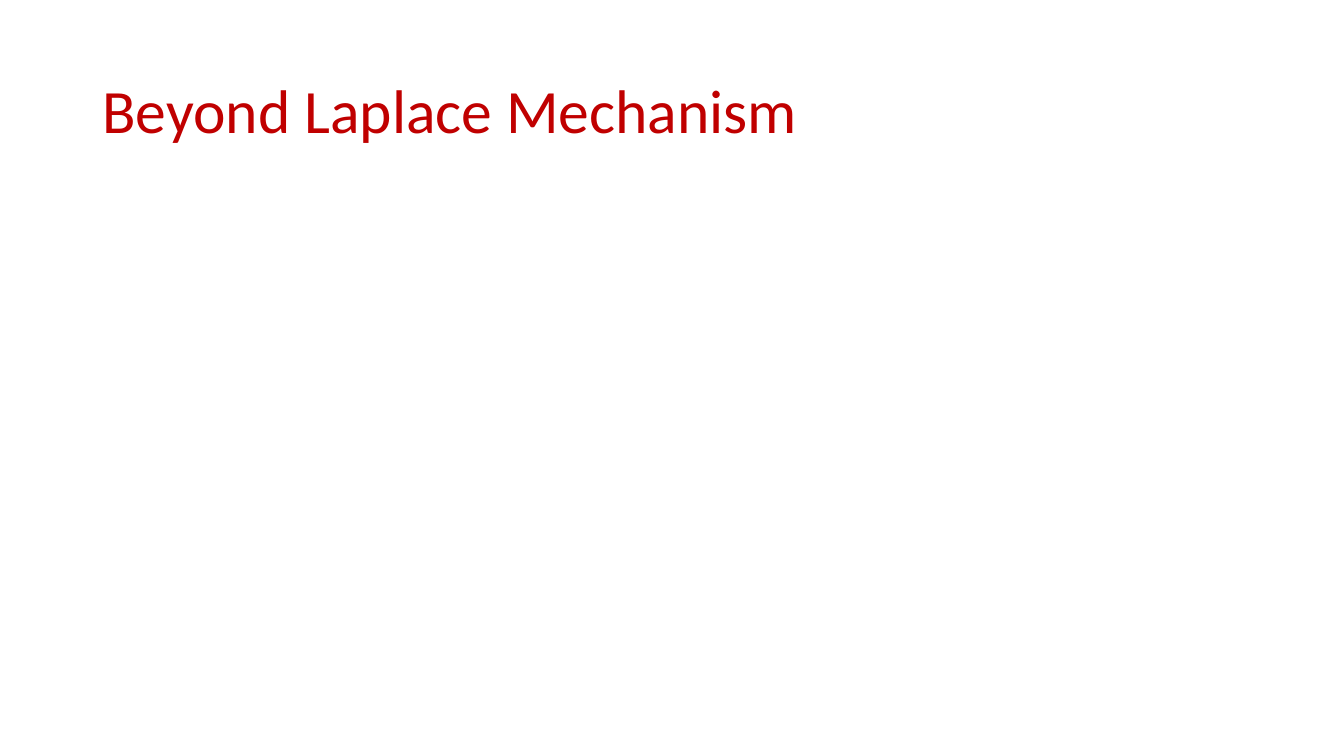
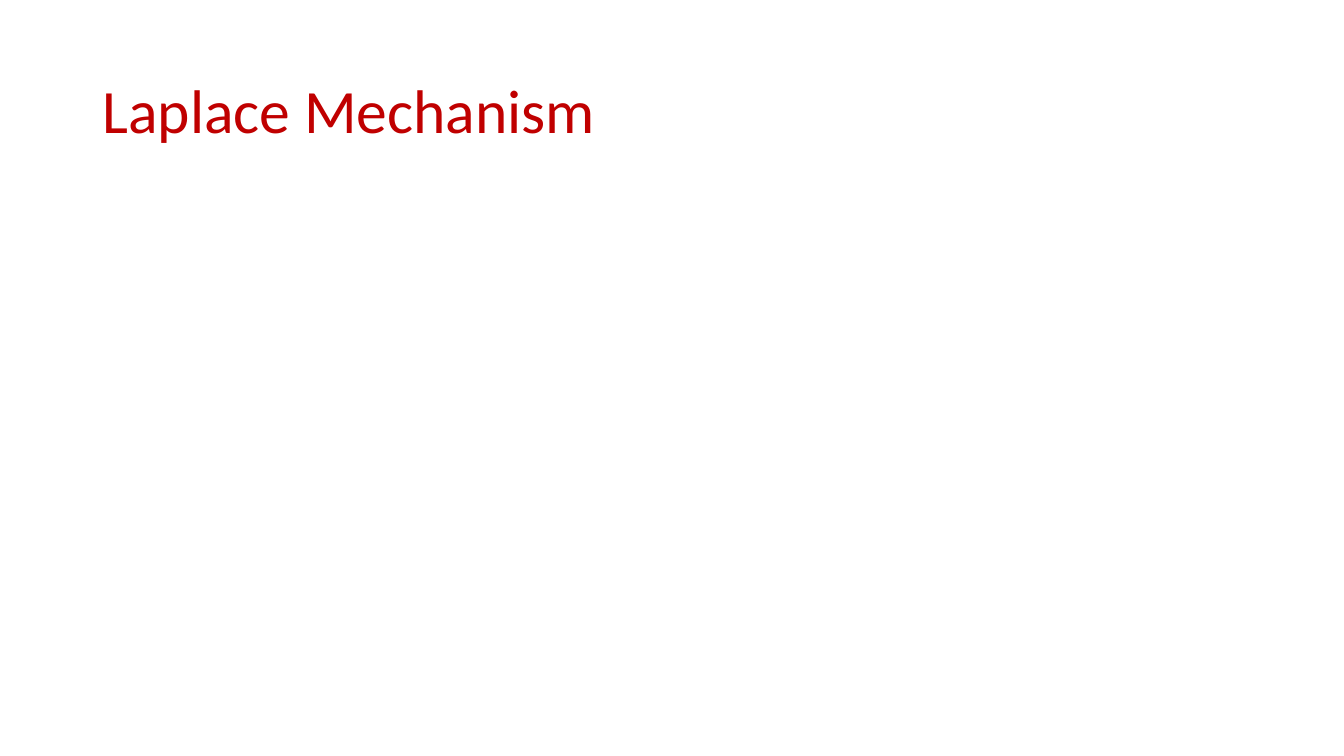
Before and after one commit to samsonzhou/samsonzhou.github.io, a slide deck: slide 27 of CSCE658-S24/L20.pptx (slide 16 before the commit). Drawn at 1344x756 pixels with LibreOffice and Linux fonts; fonts in the diff are those of the drawing; grey boxes stand for pictures. Boxes give left, top, right and bottom in pixels: in the first picture for what was removed or moved away, otherwise in the second. Text is boxed around its words. In the diff, an @@ line names an element or a change of style, - is before the commit and + after.

```diff
--- a/CSCE658-S24/L20.pptx
+++ b/CSCE658-S24/L20.pptx
@@ title at box(102, 90, 595, 143): text changed @@
-Beyond Laplace Mechanism
+Laplace Mechanism
```
Also in this commit, not shown: 1 other slide changed, 20 slides added.
